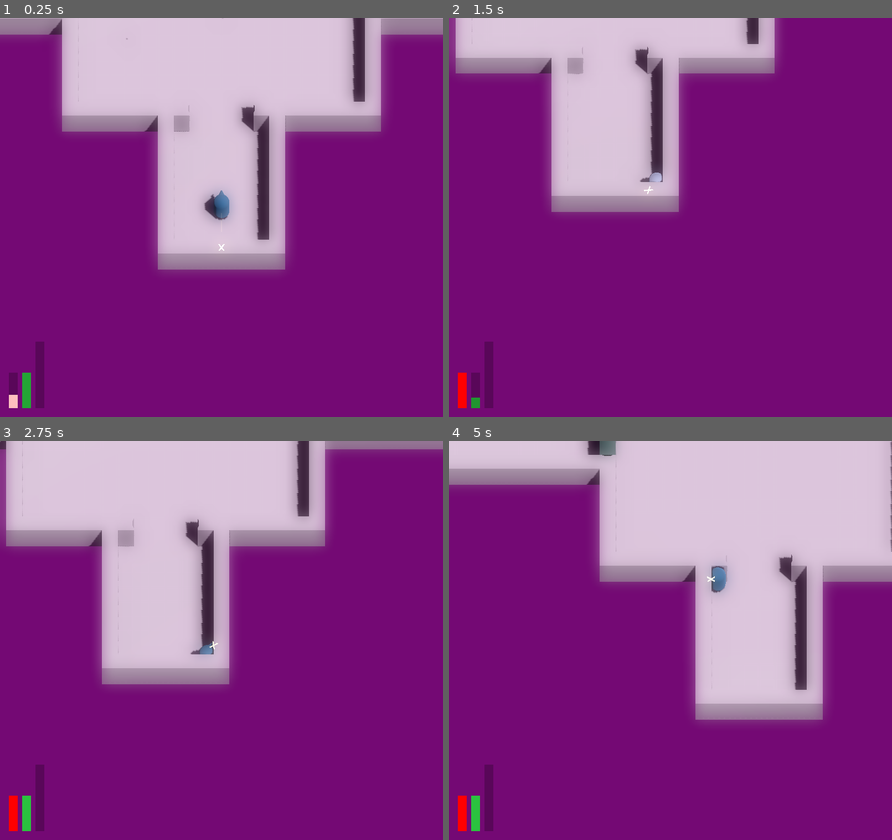
Above: before the commit, frames 1-4 (two rows, left to right).
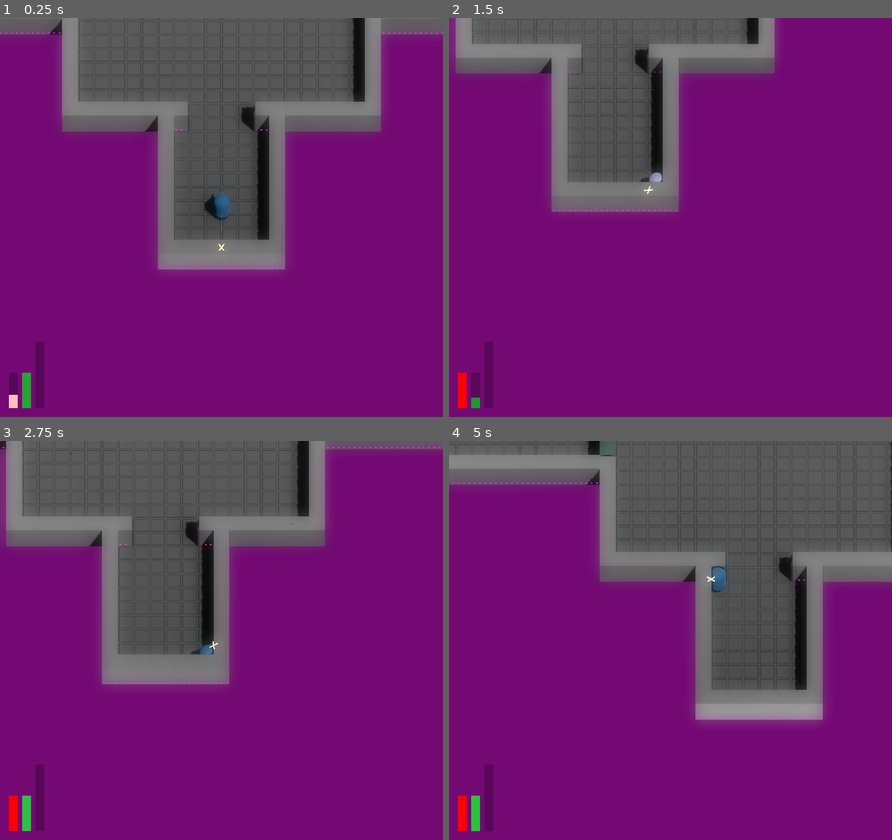
Above: after the commit, the same moments.

Repository: JackEvans24/bullet-absorb
Game: Godot game, scene res://scenes/main.tscn
The game is run twice, just before and just after one commit, with the same random seed, the same clock (stepped at 60 frames per second) and the same inputs.
Inputs (mouse positions are in pixels of both pictures, inside the frame that each line leads up to):
- Up to frame 1 (0.25 s): no input
- Up to frame 2 (1.5 s): move the mouse to (767, 197) at 0.52 s; hold D (move_right) 0.53-1.28 s; hold Ctrl (absorb) 0.53-1.28 s; move the mouse to (581, 237) at 1.27 s; hold S (move_back) from 1.28 s (still down); tap Space (dash) at 1.35 s
- Up to frame 3 (2.75 s): move the mouse to (265, 552) at 2.02 s; release S (move_back) at 2.03 s; press the mouse at (265, 552) at 2.03 s; hold D (move_right) from 2.03 s (still down)
- Up to frame 4 (5 s): move the mouse to (648, 720) at 2.77 s; release D (move_right) at 2.78 s; release the mouse at (648, 720) at 2.78 s; hold W (move_forward) 2.78-3.53 s; tap Ctrl (absorb) at 2.85 s; move the mouse to (803, 700) at 3.52 s; hold A (move_left) from 3.53 s (still down); tap Space (dash) at 3.6 s; move the mouse to (537, 580) at 4.27 s; click (537, 580) at 4.35 s

The runs differ from the first frame. In frame 1, 31% of the frame differs, in the area x 0-100%, y 0-63%; in frame 2, 20%; in frame 3, 29%; in frame 4, 36%, in the area x 0-100%, y 0-70%.

Commit message:
feat: add room name and store rooms by name

Diff:
--- a/prefabs/room/burster_room_01.tscn
+++ b/prefabs/room/burster_room_01.tscn
@@ -38,6 +38,7 @@
 
 [sub_resource type="Resource" id="Resource_rh0dp"]
 script = ExtResource("2_05qob")
+room_name = "BursterRoom01"
 untouched_doors = 8
 completed_doors = 9
 waves = Array[ExtResource("4_q3kpk")]([SubResource("Resource_j75ye"), SubResource("Resource_bagf6")])
--- a/prefabs/room/burster_room_02.tscn
+++ b/prefabs/room/burster_room_02.tscn
@@ -56,6 +56,7 @@
 
 [sub_resource type="Resource" id="Resource_4qwf5"]
 script = ExtResource("2_pgwit")
+room_name = "BursterRoom02"
 untouched_doors = 2
 completed_doors = 14
 waves = Array[ExtResource("4_pt33e")]([SubResource("Resource_tiotp"), SubResource("Resource_5kvmy")])
--- a/prefabs/room/main_room.tscn
+++ b/prefabs/room/main_room.tscn
@@ -21,6 +21,7 @@
 
 [sub_resource type="Resource" id="Resource_5aw1g"]
 script = ExtResource("4_d0pga")
+room_name = "MainRoom"
 untouched_doors = 2
 completed_doors = 12
 waves = Array[ExtResource("3_2ywox")]([SubResource("Resource_njpib")])
--- a/prefabs/room/turret_room_01.tscn
+++ b/prefabs/room/turret_room_01.tscn
@@ -38,6 +38,7 @@
 
 [sub_resource type="Resource" id="Resource_q04wk"]
 script = ExtResource("4_2iqfq")
+room_name = "TurretRoom01"
 untouched_doors = 4
 completed_doors = 5
 waves = Array[ExtResource("3_kcqo2")]([SubResource("Resource_xk735"), SubResource("Resource_7rk2q")])
--- a/prefabs/room/turret_room_02.tscn
+++ b/prefabs/room/turret_room_02.tscn
@@ -56,6 +56,7 @@
 
 [sub_resource type="Resource" id="Resource_26pq0"]
 script = ExtResource("2_ncwjm")
+room_name = "TurretRoom02"
 untouched_doors = 2
 completed_doors = 14
 waves = Array[ExtResource("4_3x8n5")]([SubResource("Resource_i6kof"), SubResource("Resource_sbfkm")])
--- a/scripts/data/rooms/room_data.gd
+++ b/scripts/data/rooms/room_data.gd
@@ -1,5 +1,6 @@
 class_name RoomData extends Resource
 
+@export var room_name: String = "Room"
 @export_flags("NORTH", "SOUTH", "EAST", "WEST") var untouched_doors := 0
 @export_flags("NORTH", "SOUTH", "EAST", "WEST") var completed_doors := 0
 @export var waves: Array[RoomConfiguration]
--- a/scripts/mechanics/rooms/room_controller.gd
+++ b/scripts/mechanics/rooms/room_controller.gd
@@ -4,15 +4,21 @@
 
 @export var room_item_lookup: RoomItemLookup
 
-var rooms: Array[Room]
+var rooms: Dictionary
 
 func _ready():
 	var children = get_children()
 	for child in children:
 		var room = child as Room
+
+		if rooms.has(room.data.room_name):
+			printerr("Duplicate room name found whilst processing ", room.name, ": ", room.data.room_name)
+			continue
+
 		room.room_item_lookup = room_item_lookup
 		room.doors_changed.connect(_on_room_doors_changed)
-		rooms.push_back(child as Room)
+
+		rooms[room.data.room_name] = room
 
 func _on_room_doors_changed():
 	doors_changed.emit()
